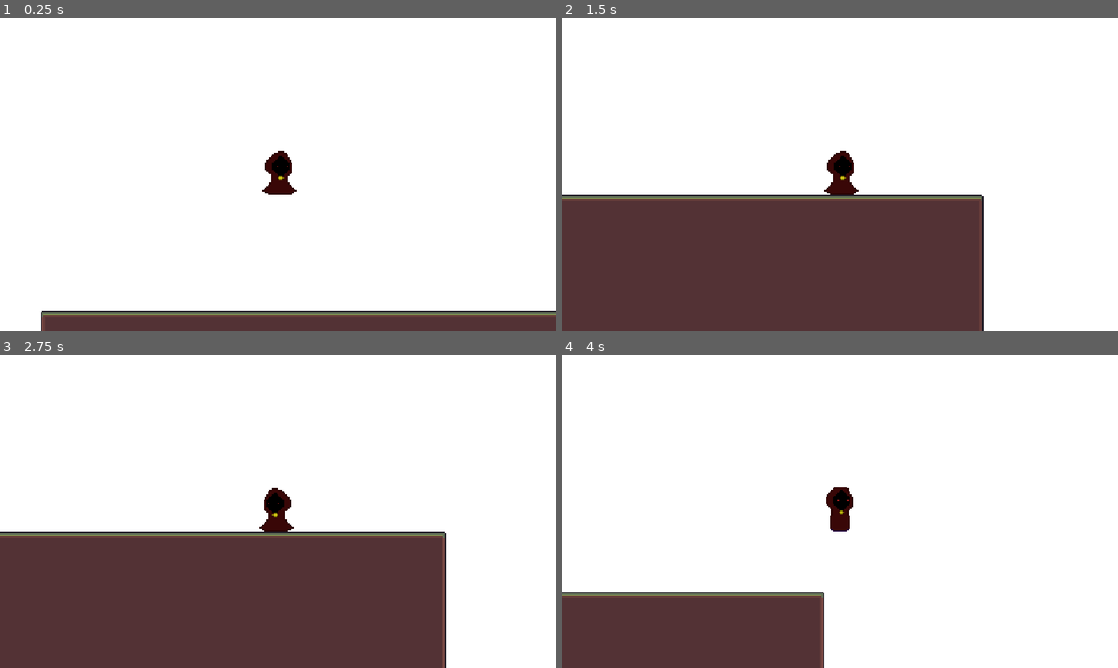
Above: before the commit, frames 1-4 (two rows, left to right).
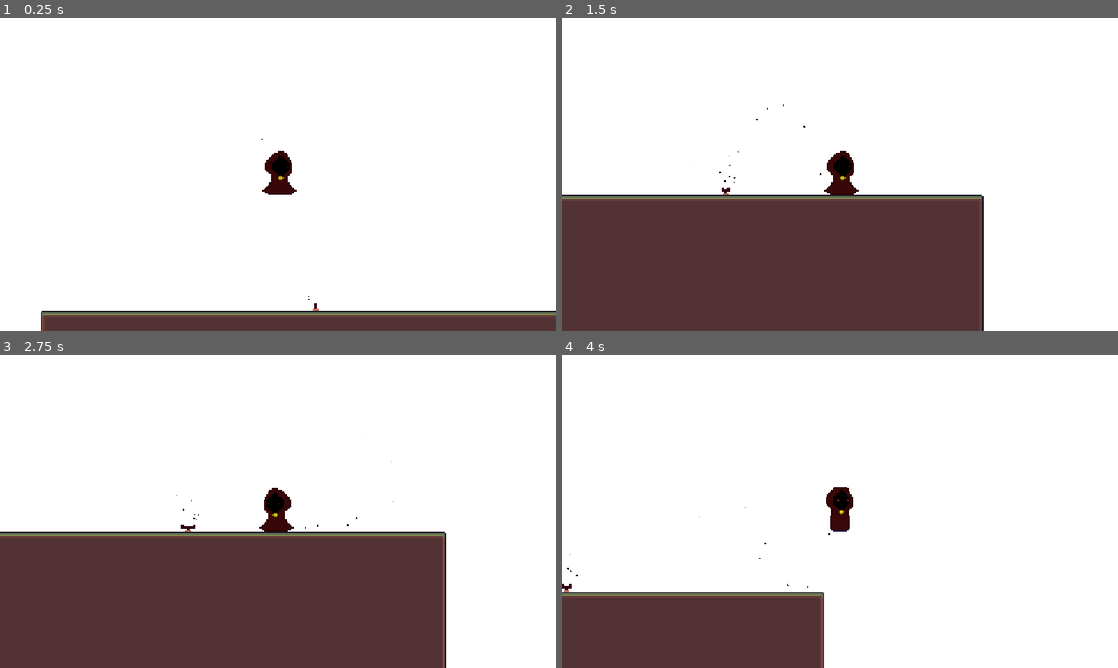
Above: after the commit, the same moments.

Repository: matt-ctrl-alt-del/Jumper_Summer
Game: Godot game, scene res://Scenes/game.tscn
Same seed, same stepped clock (60 frames per second), same inputs: the game is played once before the commit and once after it. This scene is started directly instead of the project's main scene.
Inputs (mouse positions are in pixels of both pictures, inside the frame that each line leads up to):
- Up to frame 1 (0.25 s): no input
- Up to frame 2 (1.5 s): tap Enter at 0.5 s; move the mouse to (962, 158) at 0.52 s; hold Shift (sprint) 0.53-1.28 s; hold D (move_right) from 0.53 s (still down); click (962, 158) at 0.67 s; tap Space (jump) at 0.77 s; move the mouse to (728, 190) at 1.27 s; tap Alt at 1.35 s
- Up to frame 3 (2.75 s): tap Space (jump) at 1.52 s; move the mouse to (333, 442) at 2.02 s; release D (move_right) at 2.03 s; hold A (move_left) from 2.03 s (still down); hold Shift (sprint) from 2.03 s (still down)
- Up to frame 4 (4 s): move the mouse to (812, 574) at 2.77 s; release A (move_left) at 2.78 s; release Shift (sprint) at 2.78 s; hold D (move_right) from 2.78 s (still down); tap Alt at 2.85 s; click (812, 574) at 2.92 s; tap Space (jump) at 3.02, 3.77 s; move the mouse to (1006, 558) at 3.52 s; hold Shift (sprint) from 3.53 s (still down)

The runs differ from the first frame. In frame 1, less than 0.1% of the frame differs, in the area x 47-58%, y 38-94%; in frame 2, less than 0.1%; in frame 3, less than 0.1%, in the area x 31-71%, y 33-57%; in frame 4, less than 0.1%.

Commit message:
added particles on player and wind area, wind area now also has fansa

Diff:
--- a/jumper-summer/Scenes/game.tscn
+++ b/jumper-summer/Scenes/game.tscn
@@ -5,8 +5,112 @@
 [ext_resource type="PackedScene" uid="uid://dap7kj6j0wtge" path="res://Scenes/water_transition.tscn" id="3_3dryh"]
 [ext_resource type="PackedScene" uid="uid://cgh8cgfh3fjqi" path="res://Scenes/map.tscn" id="4_wowpa"]
 [ext_resource type="PackedScene" uid="uid://db68boeipcagv" path="res://Scenes/player.tscn" id="5_i6g32"]
+[ext_resource type="PackedScene" uid="uid://cp6gtr6lf4wab" path="res://Scenes/wind_area.tscn" id="6_1l0tm"]
+[ext_resource type="Texture2D" uid="uid://y8tsvrcuulsr" path="res://Sprites/fan.png" id="7_v158k"]
 
 [sub_resource type="WorldBoundaryShape2D" id="WorldBoundaryShape2D_662ny"]
+
+[sub_resource type="AtlasTexture" id="AtlasTexture_h4fw4"]
+atlas = ExtResource("7_v158k")
+region = Rect2(0, 0, 16, 16)
+
+[sub_resource type="AtlasTexture" id="AtlasTexture_ldgsr"]
+atlas = ExtResource("7_v158k")
+region = Rect2(16, 0, 16, 16)
+
+[sub_resource type="AtlasTexture" id="AtlasTexture_o5yvi"]
+atlas = ExtResource("7_v158k")
+region = Rect2(32, 0, 16, 16)
+
+[sub_resource type="AtlasTexture" id="AtlasTexture_rku1e"]
+atlas = ExtResource("7_v158k")
+region = Rect2(48, 0, 16, 16)
+
+[sub_resource type="AtlasTexture" id="AtlasTexture_rfjv2"]
+atlas = ExtResource("7_v158k")
+region = Rect2(64, 0, 16, 16)
+
+[sub_resource type="AtlasTexture" id="AtlasTexture_1phco"]
+atlas = ExtResource("7_v158k")
+region = Rect2(80, 0, 16, 16)
+
+[sub_resource type="AtlasTexture" id="AtlasTexture_nb51f"]
+atlas = ExtResource("7_v158k")
+region = Rect2(96, 0, 16, 16)
+
+[sub_resource type="AtlasTexture" id="AtlasTexture_nnt18"]
+atlas = ExtResource("7_v158k")
+region = Rect2(112, 0, 16, 16)
+
+[sub_resource type="AtlasTexture" id="AtlasTexture_ewbju"]
+atlas = ExtResource("7_v158k")
+region = Rect2(128, 0, 16, 16)
+
+[sub_resource type="AtlasTexture" id="AtlasTexture_85qyi"]
+atlas = ExtResource("7_v158k")
+region = Rect2(144, 0, 16, 16)
+
+[sub_resource type="SpriteFrames" id="SpriteFrames_662ny"]
+animations = [{
+"frames": [{
+"duration": 1.0,
+"texture": SubResource("AtlasTexture_h4fw4")
+}, {
+"duration": 1.0,
+"texture": SubResource("AtlasTexture_ldgsr")
+}, {
+"duration": 1.0,
+"texture": SubResource("AtlasTexture_o5yvi")
+}, {
+"duration": 1.0,
+"texture": SubResource("AtlasTexture_rku1e")
+}, {
+"duration": 1.0,
+"texture": SubResource("AtlasTexture_rfjv2")
+}, {
+"duration": 1.0,
+"texture": SubResource("AtlasTexture_1phco")
+}, {
+"duration": 1.0,
+"texture": SubResource("AtlasTexture_nb51f")
+}, {
+"duration": 1.0,
+"texture": SubResource("AtlasTexture_nnt18")
+}, {
+"duration": 1.0,
+"texture": SubResource("AtlasTexture_ewbju")
+}, {
+"duration": 1.0,
+"texture": SubResource("AtlasTexture_85qyi")
+}],
+"loop": 2,
+"name": &"default",
+"speed": 50.0
+}]
+
+[sub_resource type="RectangleShape2D" id="RectangleShape2D_005ff"]
+size = Vector2(20, 42)
+
+[sub_resource type="Gradient" id="Gradient_1l0tm"]
+offsets = PackedFloat32Array(0.5672269, 1)
+colors = PackedColorArray(0, 0, 0, 1, 1, 1, 1, 0)
+
+[sub_resource type="GradientTexture1D" id="GradientTexture1D_005ff"]
+gradient = SubResource("Gradient_1l0tm")
+
+[sub_resource type="ParticleProcessMaterial" id="ParticleProcessMaterial_662ny"]
+particle_flag_disable_z = true
+emission_shape_scale = Vector3(10, 1, 1)
+emission_shape = 6
+emission_ring_axis = Vector3(0, 0, 1)
+emission_ring_height = 1.0
+emission_ring_radius = 1.0
+emission_ring_inner_radius = 0.0
+emission_ring_cone_angle = 90.0
+angle_min = 1.0728835e-05
+angle_max = 90.000015
+gravity = Vector3(0, -50, 0)
+color_ramp = SubResource("GradientTexture1D_005ff")
 
 [node name="game" type="Node2D" unique_id=1126370356]
 script = ExtResource("1_qxrlw")
@@ -32,4 +136,24 @@
 [node name="CollisionShape2D" type="CollisionShape2D" parent="Killzone/Area2D" unique_id=832180609]
 shape = SubResource("WorldBoundaryShape2D_662ny")
 
+[node name="Fans" type="Node2D" parent="." unique_id=1291999874]
+z_index = 1
+
+[node name="WindArea" parent="Fans" unique_id=1640412854 instance=ExtResource("6_1l0tm")]
+position = Vector2(62, 200)
+speed = Vector2(0, -20)
+
+[node name="AnimatedSprite2D" type="AnimatedSprite2D" parent="Fans/WindArea" unique_id=760930432]
+sprite_frames = SubResource("SpriteFrames_662ny")
+autoplay = "default"
+frame_progress = 0.89350265
+
+[node name="CollisionShape2D" type="CollisionShape2D" parent="Fans/WindArea" unique_id=986757307]
+position = Vector2(0, -13)
+shape = SubResource("RectangleShape2D_005ff")
+
+[node name="GPUParticles2D" type="GPUParticles2D" parent="Fans/WindArea" unique_id=1444639780]
+randomness = 1.0
+process_material = SubResource("ParticleProcessMaterial_662ny")
+
 [connection signal="body_entered" from="Killzone/Area2D" to="." method="_on_area_2d_body_entered"]
--- a/jumper-summer/Scenes/player.tscn
+++ b/jumper-summer/Scenes/player.tscn
@@ -144,6 +144,27 @@
 "speed": 5.0
 }]
 
+[sub_resource type="Gradient" id="Gradient_cvnsp"]
+offsets = PackedFloat32Array(0.46638656, 1)
+colors = PackedColorArray(0, 0, 0, 1, 1, 1, 1, 0)
+
+[sub_resource type="GradientTexture1D" id="GradientTexture1D_005ff"]
+gradient = SubResource("Gradient_cvnsp")
+
+[sub_resource type="ParticleProcessMaterial" id="ParticleProcessMaterial_662ny"]
+particle_flag_disable_z = true
+emission_shape_scale = Vector3(14, 1, 1)
+emission_shape = 6
+emission_ring_axis = Vector3(0, 0, 1)
+emission_ring_height = 1.0
+emission_ring_radius = 1.0
+emission_ring_inner_radius = 0.0
+emission_ring_cone_angle = 90.0
+angle_min = 1.0728835e-05
+angle_max = 90.000015
+gravity = Vector3(0, -50, 0)
+color_ramp = SubResource("GradientTexture1D_005ff")
+
 [node name="player" type="CharacterBody2D" unique_id=789829972]
 script = ExtResource("1_v0iea")
 
@@ -159,3 +180,8 @@
 [node name="Camera2D" type="Camera2D" parent="." unique_id=687295245]
 process_mode = 3
 zoom = Vector2(3, 3)
+
+[node name="GPUParticles2D" type="GPUParticles2D" parent="." unique_id=578960189]
+position = Vector2(0, 13)
+randomness = 1.0
+process_material = SubResource("ParticleProcessMaterial_662ny")
